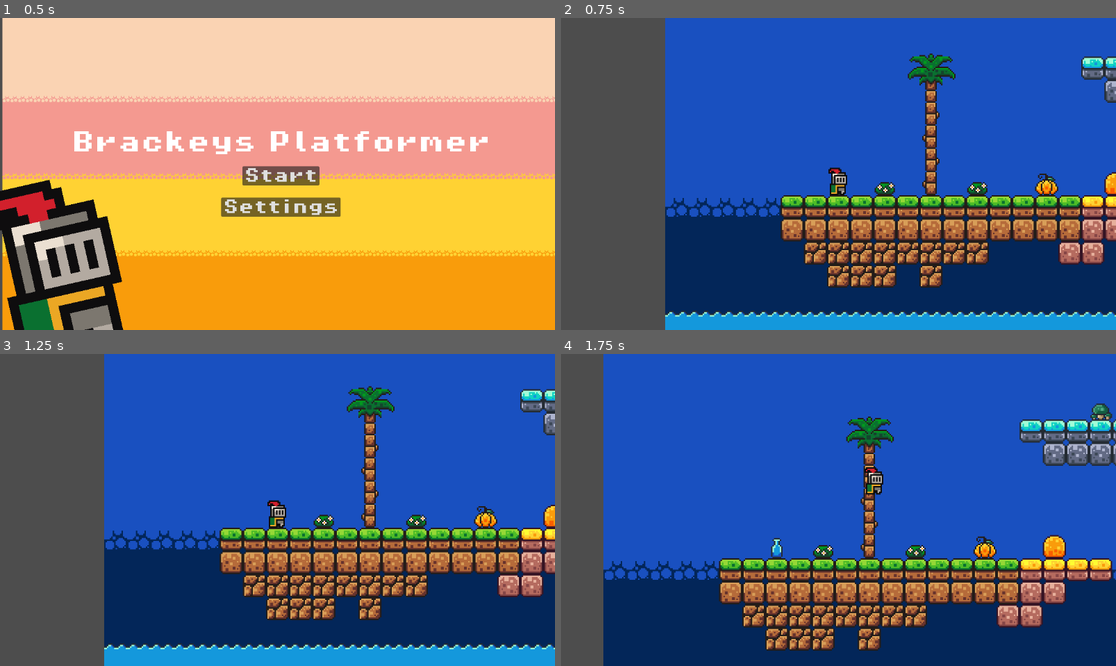
Above: before the commit, frames 1-4 (two rows, left to right).
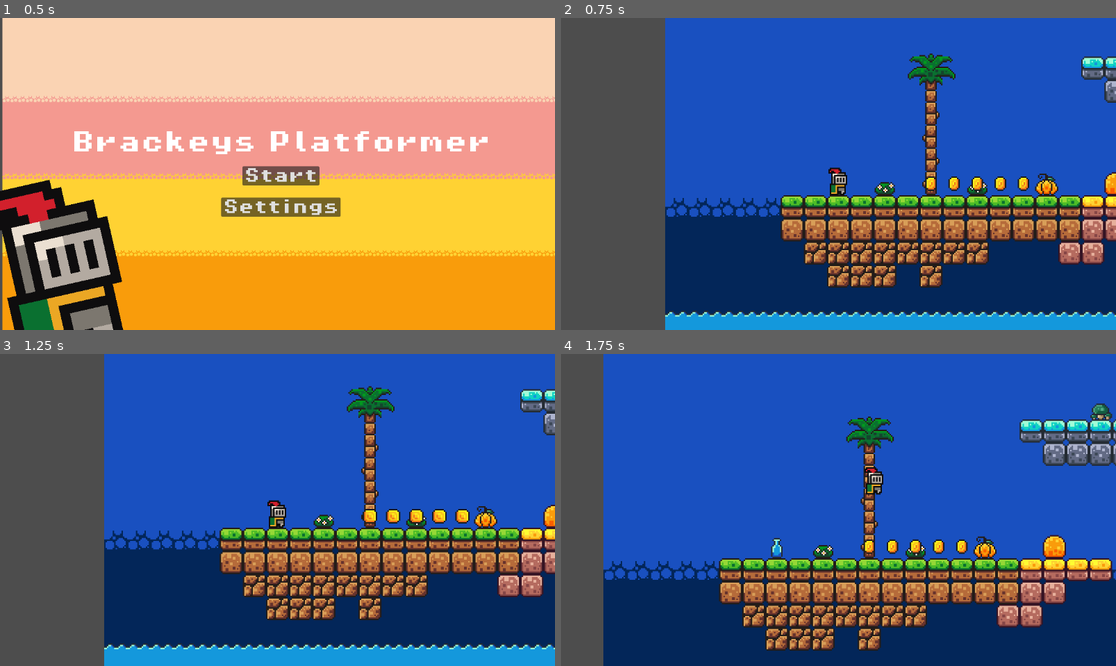
Above: after the commit, the same moments.

Repository: Yncy0/Platformer-2D
Game: Godot game, scene res://scene/gui/menu/starting_menu.tscn
The game is run twice, just before and just after one commit, with the same random seed, the same clock (stepped at 60 frames per second) and the same inputs.
Inputs:
- Up to frame 1 (0.5 s): no input
- Up to frame 2 (0.75 s): click "Start" at 0.5 s
- Up to frame 3 (1.25 s): no input
- Up to frame 4 (1.75 s): hold D (move_right) from 1.28 s (still down); tap Space (jump) at 1.52 s

Frame 1 is identical in both runs. In frame 2, 0.4% of the frame differs, in the area x 65-85%, y 50-56%; in frame 3, 0.5%, in the area x 65-85%, y 49-55%; in frame 4, 0.4%.

Commit message:
finished coin scene

Diff:
--- a/project.godot
+++ b/project.godot
@@ -56,7 +56,7 @@
 2d_physics/layer_1="world"
 2d_physics/layer_2="player"
 2d_physics/layer_3="enemy"
-2d_physics/layer_4="items"
+2d_physics/layer_4="pickups"
 
 [rendering]
 
--- a/scene/levels/level_01.tscn
+++ b/scene/levels/level_01.tscn
@@ -13,9 +13,17 @@
 layer_1/name = "Mid"
 layer_1/tile_data = PackedInt32Array(1835013, 1, 0, 1835014, 1, 0, 1835015, 1, 0, 1835016, 1, 0, 1835017, 1, 0, 1835018 …(2268 unchanged characters)…
 layer_2/name = "Entities"
-layer_2/tile_data = PackedInt32Array(1769513, 2, 131072)
+layer_2/tile_data = PackedInt32Array(1769513, 2, 131072, 1769484, 2, 196608, 1769485, 2, 196608, 1769486, 2, 196608, 1769487, 2, 196608, 1769483, 2, 196608)
 layer_3/name = "Front"
 layer_3/tile_data = PackedInt32Array(2162688, 262145, 9, 2162689, 262145, 9, 2162690, 262145, 9, 2162691, 262145, 9, 21 …(10429 unchanged characters)…
 
 [node name="Player" parent="." instance=ExtResource("2_ai7ew")]
 position = Vector2(120, 431)
+collision_layer = 2
+collision_mask = 9
+
+[connection signal="body_entered" from="TileMap/Coins" to="TileMap/Coins" method="_on_body_entered"]
+[connection signal="body_entered" from="TileMap/@Area2D@223043" to="TileMap/@Area2D@223043" method="_on_body_entered"]
+[connection signal="body_entered" from="TileMap/@Area2D@223044" to="TileMap/@Area2D@223044" method="_on_body_entered"]
+[connection signal="body_entered" from="TileMap/@Area2D@223045" to="TileMap/@Area2D@223045" method="_on_body_entered"]
+[connection signal="body_entered" from="TileMap/@Area2D@223046" to="TileMap/@Area2D@223046" method="_on_body_entered"]
--- a/scene/levels/tileset01.tres
+++ b/scene/levels/tileset01.tres
@@ -1,8 +1,9 @@
-[gd_resource type="TileSet" load_steps=7 format=3 uid="uid://b0yrhl5jscbfa"]
+[gd_resource type="TileSet" load_steps=8 format=3 uid="uid://b0yrhl5jscbfa"]
 
 [ext_resource type="Texture2D" uid="uid://5usctshlve13" path="res://assets/brackeys_platformer_assets/sprites/platforms.png" id="1_hxxvy"]
 [ext_resource type="Texture2D" uid="uid://c3xomxff5cf48" path="res://assets/brackeys_platformer_assets/sprites/world_tileset.png" id="2_w6o1t"]
 [ext_resource type="PackedScene" uid="uid://cf83jtxnvs012" path="res://scene/characters/enemy/slime.tscn" id="3_cesv2"]
+[ext_resource type="PackedScene" uid="uid://c41tgwcyem62e" path="res://scene/pickups/coins.tscn" id="4_nrj62"]
 
 [sub_resource type="TileSetAtlasSource" id="TileSetAtlasSource_xl4bb"]
 texture = ExtResource("1_hxxvy")
@@ -468,6 +469,7 @@
 
 [sub_resource type="TileSetScenesCollectionSource" id="TileSetScenesCollectionSource_vv4xq"]
 scenes/2/scene = ExtResource("3_cesv2")
+scenes/3/scene = ExtResource("4_nrj62")
 
 [resource]
 physics_layer_0/collision_layer = 1
--- a/scene/pickups/_pickups.tscn
+++ b/scene/pickups/_pickups.tscn
@@ -1,43 +1,4 @@
-[gd_scene load_steps=4 format=3 uid="uid://buy5lisiipvtj"]
-
-[sub_resource type="Animation" id="Animation_i61gx"]
-resource_name = "pickup"
-tracks/0/type = "value"
-tracks/0/imported = false
-tracks/0/enabled = true
-tracks/0/path = NodePath("Sprite2D:visible")
-tracks/0/interp = 1
-tracks/0/loop_wrap = true
-tracks/0/keys = {
-"times": PackedFloat32Array(0),
-"transitions": PackedFloat32Array(1),
-"update": 1,
-"values": [false]
-}
-tracks/1/type = "value"
-tracks/1/imported = false
-tracks/1/enabled = true
-tracks/1/path = NodePath("CollisionShape2D:disabled")
-tracks/1/interp = 1
-tracks/1/loop_wrap = true
-tracks/1/keys = {
-"times": PackedFloat32Array(0),
-"transitions": PackedFloat32Array(1),
-"update": 1,
-"values": [true]
-}
-tracks/2/type = "value"
-tracks/2/imported = false
-tracks/2/enabled = true
-tracks/2/path = NodePath("AudioStreamPlayer:playing")
-tracks/2/interp = 1
-tracks/2/loop_wrap = true
-tracks/2/keys = {
-"times": PackedFloat32Array(0),
-"transitions": PackedFloat32Array(1),
-"update": 1,
-"values": [true]
-}
+[gd_scene load_steps=5 format=3 uid="uid://buy5lisiipvtj"]
 
 [sub_resource type="Animation" id="Animation_7btb4"]
 length = 0.001
@@ -77,10 +38,94 @@
 "update": 1,
 "values": [false]
 }
+tracks/3/type = "value"
+tracks/3/imported = false
+tracks/3/enabled = true
+tracks/3/path = NodePath("Sprite2D:frame")
+tracks/3/interp = 1
+tracks/3/loop_wrap = true
+tracks/3/keys = {
+"times": PackedFloat32Array(0),
+"transitions": PackedFloat32Array(1),
+"update": 1,
+"values": [0]
+}
+
+[sub_resource type="Animation" id="Animation_i61gx"]
+resource_name = "pickup"
+length = 0.5
+tracks/0/type = "value"
+tracks/0/imported = false
+tracks/0/enabled = true
+tracks/0/path = NodePath("Sprite2D:visible")
+tracks/0/interp = 1
+tracks/0/loop_wrap = true
+tracks/0/keys = {
+"times": PackedFloat32Array(0),
+"transitions": PackedFloat32Array(1),
+"update": 1,
+"values": [false]
+}
+tracks/1/type = "value"
+tracks/1/imported = false
+tracks/1/enabled = true
+tracks/1/path = NodePath("CollisionShape2D:disabled")
+tracks/1/interp = 1
+tracks/1/loop_wrap = true
+tracks/1/keys = {
+"times": PackedFloat32Array(0),
+"transitions": PackedFloat32Array(1),
+"update": 1,
+"values": [true]
+}
+tracks/2/type = "value"
+tracks/2/imported = false
+tracks/2/enabled = true
+tracks/2/path = NodePath("AudioStreamPlayer:playing")
+tracks/2/interp = 1
+tracks/2/loop_wrap = true
+tracks/2/keys = {
+"times": PackedFloat32Array(0),
+"transitions": PackedFloat32Array(1),
+"update": 1,
+"values": [true]
+}
+tracks/3/type = "method"
+tracks/3/imported = false
+tracks/3/enabled = true
+tracks/3/path = NodePath(".")
+tracks/3/interp = 1
+tracks/3/loop_wrap = true
+tracks/3/keys = {
+"times": PackedFloat32Array(0.5),
+"transitions": PackedFloat32Array(1),
+"values": [{
+"args": [],
+"method": &"queue_free"
+}]
+}
+
+[sub_resource type="Animation" id="Animation_tf41p"]
+resource_name = "idle"
+length = 1.2
+loop_mode = 1
+tracks/0/type = "value"
+tracks/0/imported = false
+tracks/0/enabled = true
+tracks/0/path = NodePath("Sprite2D:frame")
+tracks/0/interp = 1
+tracks/0/loop_wrap = true
+tracks/0/keys = {
+"times": PackedFloat32Array(0, 0.1, 0.2, 0.3, 0.4, 0.5, 0.6, 0.7, 0.8, 0.9, 1, 1.1),
+"transitions": PackedFloat32Array(1, 1, 1, 1, 1, 1, 1, 1, 1, 1, 1, 1),
+"update": 1,
+"values": [0, 1, 2, 3, 4, 5, 6, 7, 8, 9, 10, 11]
+}
 
 [sub_resource type="AnimationLibrary" id="AnimationLibrary_hs7ts"]
 _data = {
 "RESET": SubResource("Animation_7btb4"),
+"idle": SubResource("Animation_tf41p"),
 "pickup": SubResource("Animation_i61gx")
 }
 
--- a/scene/pickups/coins.tscn
+++ b/scene/pickups/coins.tscn
@@ -1,5 +1,29 @@
-[gd_scene load_steps=2 format=3 uid="uid://c41tgwcyem62e"]
+[gd_scene load_steps=6 format=3 uid="uid://c41tgwcyem62e"]
 
 [ext_resource type="PackedScene" uid="uid://buy5lisiipvtj" path="res://scene/pickups/_pickups.tscn" id="1_dpkgy"]
+[ext_resource type="Script" path="res://script/pickups/coins.gd" id="2_6crpk"]
+[ext_resource type="Texture2D" uid="uid://2w5yi2f862wy" path="res://assets/brackeys_platformer_assets/sprites/coin.png" id="2_8rku0"]
+[ext_resource type="AudioStream" uid="uid://b62si2286qkkv" path="res://assets/brackeys_platformer_assets/sounds/coin.wav" id="3_jmksx"]
+
+[sub_resource type="CircleShape2D" id="CircleShape2D_bxjp7"]
+radius = 6.0
 
 [node name="Coins" instance=ExtResource("1_dpkgy")]
+collision_layer = 8
+collision_mask = 2
+script = ExtResource("2_6crpk")
+
+[node name="Sprite2D" parent="." index="0"]
+texture = ExtResource("2_8rku0")
+hframes = 12
+
+[node name="CollisionShape2D" parent="." index="1"]
+shape = SubResource("CircleShape2D_bxjp7")
+
+[node name="AudioStreamPlayer" parent="." index="2"]
+stream = ExtResource("3_jmksx")
+
+[node name="AnimationPlayer" parent="." index="3"]
+autoplay = "idle"
+
+[connection signal="body_entered" from="." to="." method="_on_body_entered"]
--- /dev/null
+++ b/script/pickups/coins.gd
@@ -0,0 +1,15 @@
+extends Area2D
+
+@onready var animation_player: AnimationPlayer = $AnimationPlayer
+
+# Called when the node enters the scene tree for the first time.
+func _ready() -> void:
+	animation_player.play("idle")
+
+
+
+
+
+func _on_body_entered(body: Node2D) -> void:
+	if body is Player:
+		animation_player.play("pickup")
Not shown: 1 places in scene/characters/enemy/_enemy.tscn that only renumber resources
Not shown: 1 places in scene/characters/enemy/_grounded_enemy.tscn that only renumber resources
